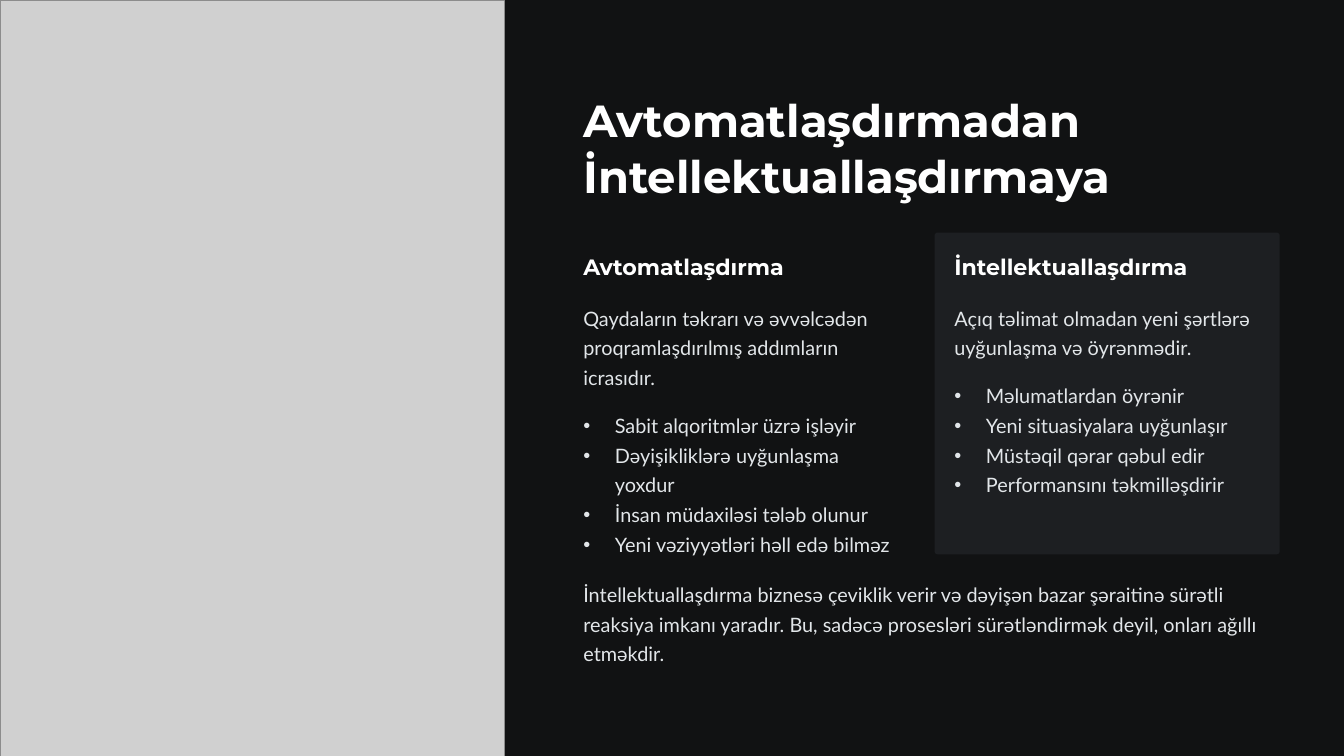
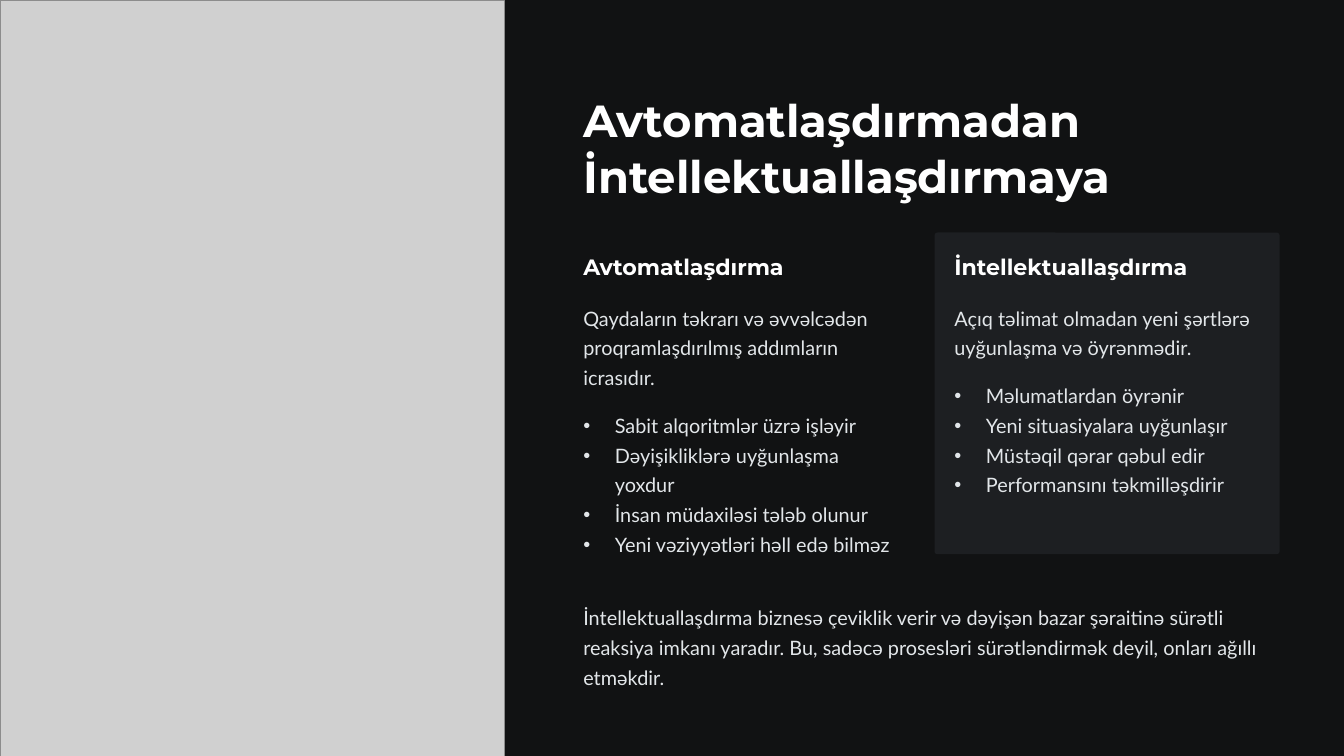
Before and after one commit to oiskenderov/ai-management-course, a slide deck: slide 6 of Seperated/Presentations/L1v2-Suni-Intellekt-Idareetme-Aleti-Kimi.pptx. Drawn at 1344x756 pixels with LibreOffice and Linux fonts; fonts in the diff are those of the drawing; grey boxes stand for pictures. Boxes give left, top, right and bottom in pixels: in the first picture for what was removed or moved away, otherwise in the second. Text is boxed around its words. In the diff, an @@ line names an element or a change of style, - is before the commit and + after.

```diff
--- a/Seperated/Presentations/L1v2-Suni-Intellekt-Idareetme-Aleti-Kimi.pptx
+++ b/Seperated/Presentations/L1v2-Suni-Intellekt-Idareetme-Aleti-Kimi.pptx
@@ text "İntellektuallaşdırma biznesə çeviklik verir və ...": place and size @@
-text "İntellektuallaşdırma biznesə çeviklik verir və ..." at (583,585,1256,661)
+text "İntellektuallaşdırma biznesə çeviklik verir və ..." at (583,608,1256,685)
```
Also in this commit, not shown: 4 other slides changed, 3 other files.
